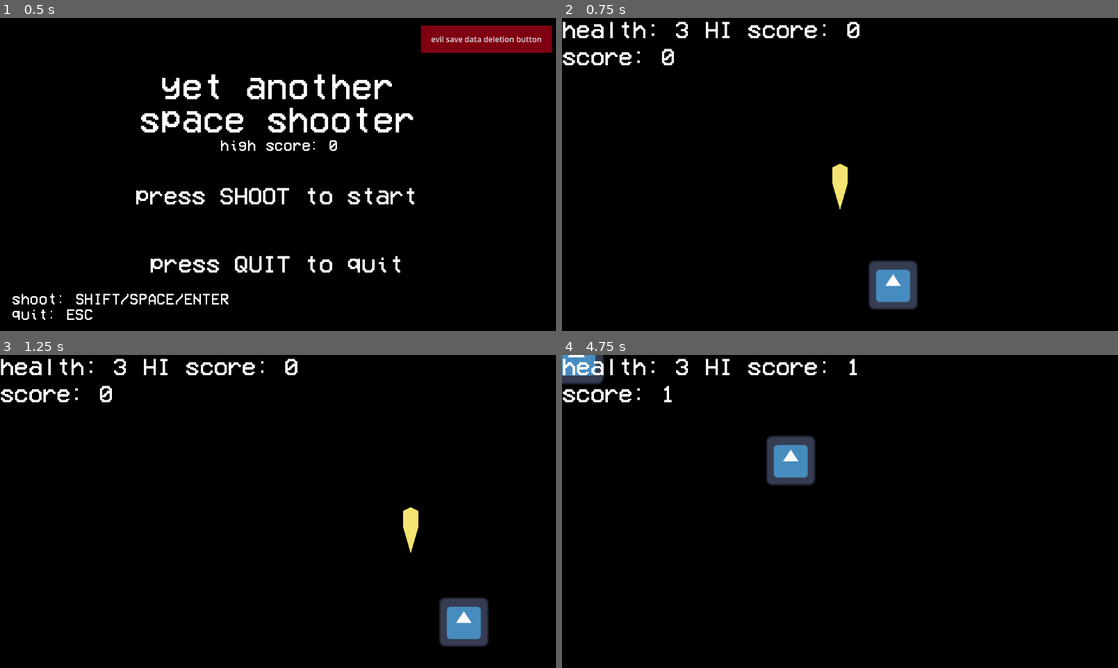
Above: before the commit, frames 1-4 (two rows, left to right).
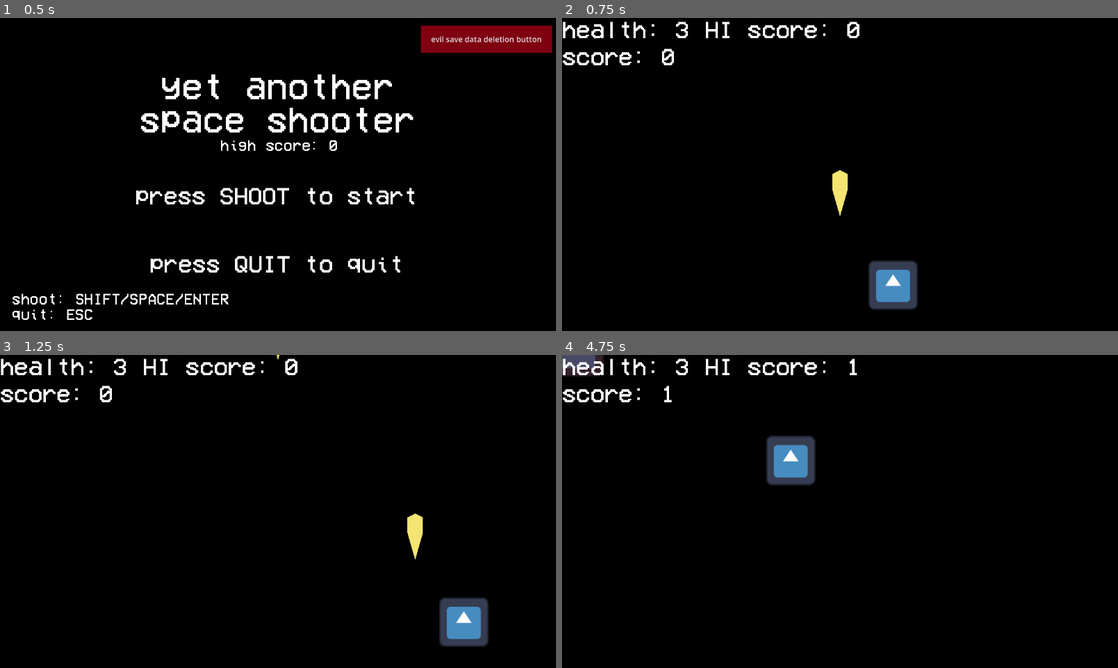
Above: after the commit, the same moments.

Repository: justinsly/shape-space
Game: Godot game, scene res://scenes/screens/titlescreen.tscn
Same seed, same stepped clock (60 frames per second), same inputs: the game is played once before the commit and once after it. The engine's default icon, where the game draws it, is replaced by a stand-in: a white triangle on a blue panel in a dark square.
Inputs:
- Up to frame 1 (0.5 s): no input
- Up to frame 2 (0.75 s): tap Enter at 0.5 s; hold Right (move_right) from 0.53 s (still down); hold Space (shoot) from 0.53 s (still down)
- Up to frame 3 (1.25 s): keep holding Right (move_right); keep holding Space (shoot)
- Up to frame 4 (4.75 s): release Right (move_right) at 1.28 s; release Space (shoot) at 1.28 s; hold Down (move_down) 1.28-2.03 s; tap Space (shoot) at 1.35, 2, 2.85, 4.35 s; hold Right (move_right) 2.03-2.78 s; hold Space (shoot) 2.03-2.78 s; hold Up (move_up) 2.78-3.53 s; hold Space (shoot) 3.53-4.28 s; hold Left (move_left) from 3.53 s (still down)

Frame 1 is identical in both runs. In frame 2, 0.1% of the frame differs, in the area x 48-52%, y 46-64%; in frame 3, 0.3%; in frame 4, 0.5%, in the area x 0-8%, y 0-10%.

Commit message:
make speed property actually change speed, adjust some enemy stuff, implement a testing "mini tank" enemy

Diff:
--- a/project.godot
+++ b/project.godot
@@ -38,6 +38,7 @@
 window/energy_saving/keep_screen_on=false
 window/subwindows/embed_subwindows=false
 window/stretch/mode="viewport"
+window/stretch/aspect="expand"
 window/vsync/vsync_mode=0
 
 [editor]
--- a/scenes/entities/enemies/enemy.gd
+++ b/scenes/entities/enemies/enemy.gd
@@ -1,14 +1,13 @@
 extends Area2D
 
 @export var health: int = 1 ## the starting health for the enemy
-@export var movement_speed: int = 250 ## do i need to write a description for this
+@export var speed: int = 250 ## do i need to write a description for this
 @export var bounce_on_hit: bool ## determines if the enemy should move backward a little bit upon hitting the player
 @export var drop_heal_item_on_death: bool ## determines if the enemy should drop the healing item upon being destroyed
+@export var bounce_on_damage: bool ## determines if the enemy should move backward upon taking damage
 @export var boom_speed_mult: float = 1.5 ## the multiplier to apply to the explosion effect's speed
 @export var sceneboom: PackedScene ## explosion effect scene
 @export var sceneheal: PackedScene ## the healing item scene to be dropped
-
-var speed = 250
 
 func _process(delta):
 	position.y += speed * delta
@@ -21,7 +20,7 @@
 	health -= dmg
 	if health <= 0:
 		explode()
-	else:
+	elif bounce_on_hit:
 		take_knockback()
 
 func take_knockback():
@@ -54,3 +53,5 @@
 			var healitem = sceneheal.instantiate()
 			healitem.position = position
 			call_deferred("add_sibling", healitem)
+	playervars.score += 1
+	queue_free()
--- /dev/null
+++ b/scenes/entities/enemies/enemyMinitank/enemyminitank.tscn
@@ -0,0 +1,17 @@
+[gd_scene format=3 uid="uid://c7gm4vd7o0uvu"]
+
+[ext_resource type="PackedScene" uid="uid://b2koh0mt0vlsw" path="res://scenes/entities/enemies/enemy.tscn" id="1_en2m1"]
+
+[node name="Enemy" unique_id=1675273459 instance=ExtResource("1_en2m1")]
+health = 4
+speed = 190
+bounce_on_hit = true
+drop_heal_item_on_death = true
+bounce_on_damage = true
+boom_speed_mult = 0.8
+
+[node name="Sprite2D" parent="." index="1" unique_id=288130812]
+self_modulate = Color(0.9999978, 0.5188265, 0.53834563, 1)
+
+[node name="KnockTimer" parent="." index="3" unique_id=1496727996]
+wait_time = 0.2
--- a/scenes/entities/projectiles/playerbullet/bullet.gd
+++ b/scenes/entities/projectiles/playerbullet/bullet.gd
@@ -14,6 +14,4 @@
 func _on_area_entered(area):
 	if area.is_in_group("enemy"):
 		area.take_damage()
-		area.queue_free()
-		playervars.score += 1
 		queue_free()
--- a/scenes/screens/main.gd
+++ b/scenes/screens/main.gd
@@ -1,10 +1,10 @@
 extends Node
 
 ## the list of enemies that can be spawned.
-##
 ## [br]
 ## to add a new entry: click on "Add Element" and then select a scene
-@export var spawnable_enemies: Array[PackedScene]
+@export var starting_spawnable_enemies: Array[PackedScene]
+@export var advanced_spawnable_enemies: Array[PackedScene]
 
 func _ready():
 	$HUD/HiscoreLabel.text = "HI score: %s" % playervars.hiscore
@@ -21,8 +21,8 @@
 	print("data saved")
 
 func _on_enemyspawner_timeout():
-	var sceneenemy = spawnable_enemies.pick_random()
-	print(sceneenemy)
+	var sceneenemy = starting_spawnable_enemies.pick_random()
+	#print(sceneenemy)
 	var enemy = sceneenemy.instantiate()
 	enemy.initialize(randf_range(8.0, 1144.0), -47)
 	add_child(enemy)
--- a/scenes/screens/main.tscn
+++ b/scenes/screens/main.tscn
@@ -3,6 +3,7 @@
 [ext_resource type="Script" uid="uid://cy0itby661ct0" path="res://scenes/screens/main.gd" id="1_h2yge"]
 [ext_resource type="PackedScene" uid="uid://cynekxynk6jro" path="res://scenes/entities/player/player.tscn" id="1_ig7tw"]
 [ext_resource type="PackedScene" uid="uid://dldmoatfffay2" path="res://scenes/entities/enemies/enemyGeneric/enemygeneric.tscn" id="2_2vgtk"]
+[ext_resource type="PackedScene" uid="uid://c7gm4vd7o0uvu" path="res://scenes/entities/enemies/enemyMinitank/enemyminitank.tscn" id="3_tkjme"]
 [ext_resource type="Theme" uid="uid://dpxoi6db5uese" path="res://resources/biguitext_theme.tres" id="4_lquwl"]
 [ext_resource type="Script" uid="uid://ka2g0ttpsknb" path="res://scoremanager.gd" id="5_lquwl"]
 [ext_resource type="Script" uid="uid://wrj2frje2cqb" path="res://pausehandler.gd" id="6_7mycd"]
@@ -15,7 +16,7 @@
 
 [node name="Main" type="Node" unique_id=399326169]
 script = ExtResource("1_h2yge")
-spawnable_enemies = Array[PackedScene]([ExtResource("2_2vgtk")])
+starting_spawnable_enemies = Array[PackedScene]([ExtResource("2_2vgtk"), ExtResource("3_tkjme")])
 
 [node name="Player" parent="." unique_id=1550446609 instance=ExtResource("1_ig7tw")]
 position = Vector2(576, 553)
--- a/scenes/screens/titlescreen.gd
+++ b/scenes/screens/titlescreen.gd
@@ -3,8 +3,9 @@
 func _ready():
 	$UI/hiscoretext.text = "high score: %s" % playervars.hiscore
 
-func _process(_delta):
+func _process(delta):
 	if Input.is_action_just_pressed("shoot"):
+		await get_tree().create_timer(0.5 * delta).timeout
 		get_tree().change_scene_to_file("res://scenes/screens/main.tscn")
 	if Input.is_action_just_pressed("quit"):
 		get_tree().quit()
